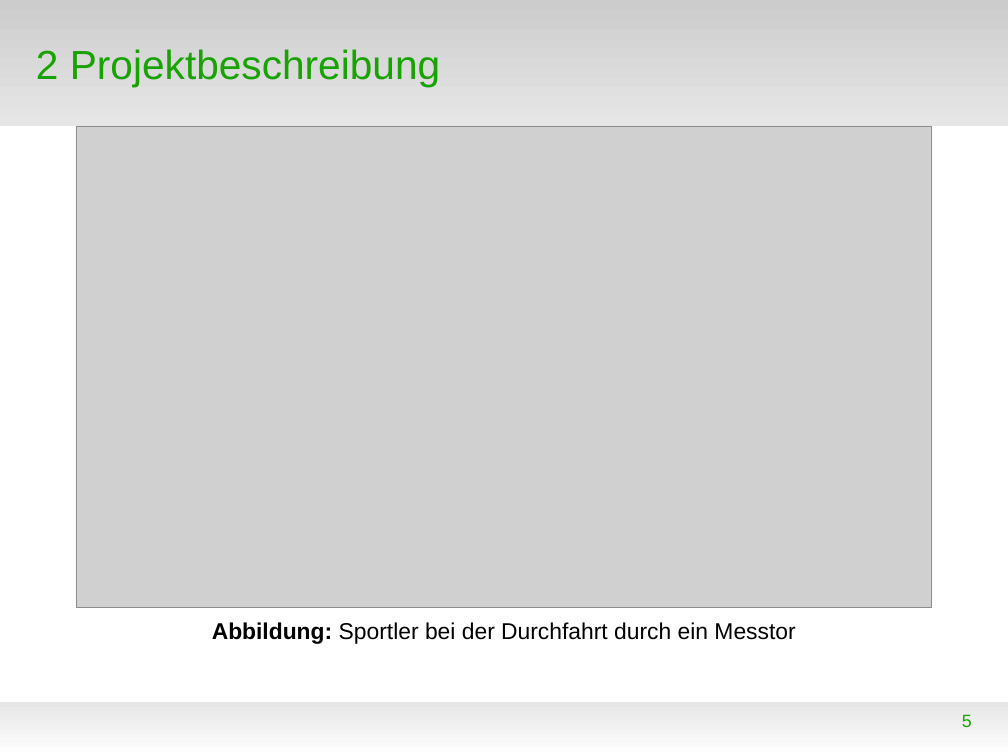
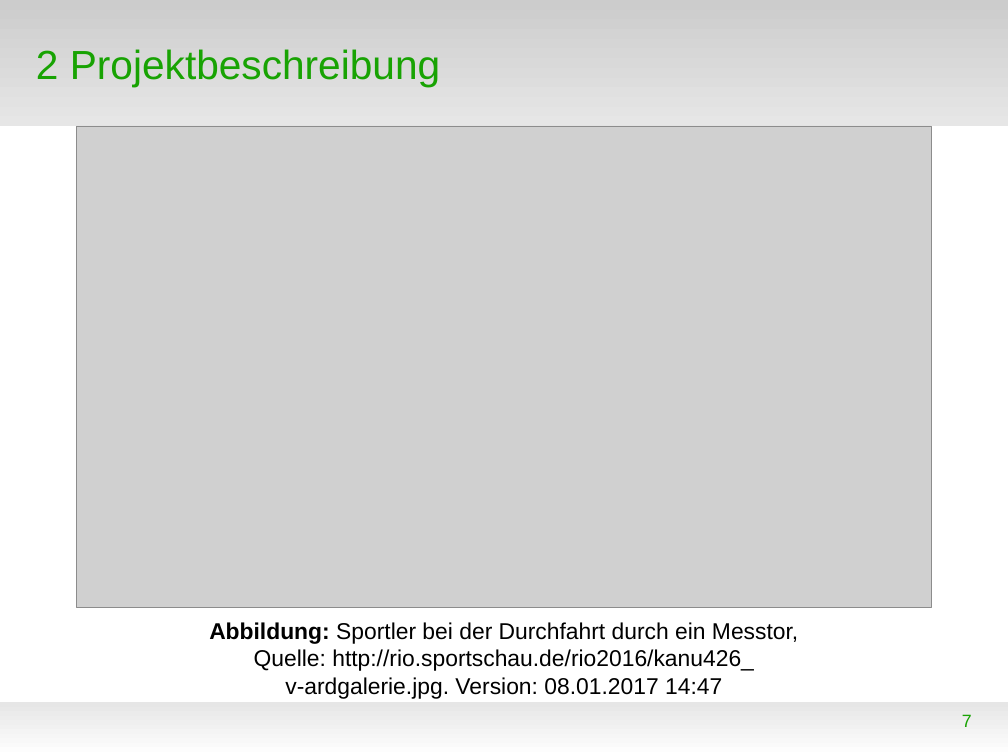
Before and after one commit to WorldofJARcraft/Kanu-s.a.M., a slide deck: slide 7 of Präsentation/Präsentation.odp (slide 5 before the commit). Drawn at 1008x756 pixels with LibreOffice and Linux fonts; fonts in the diff are those of the drawing; grey boxes stand for pictures; background and template pictures are left out. Boxes give left, top, right and bottom in pixels: in the first picture for what was removed or moved away, otherwise in the second. Text is boxed around its words. In the diff, an @@ line names an element or a change of style, - is before the commit and + after.

```diff
--- a/Präsentation/Präsentation.odp
+++ b/Präsentation/Präsentation.odp
@@ text at (209, 622, 798, 699): text changed @@
-Abbildung: Sportler bei der Durchfahrt durch ein Messtor
+Abbildung: Sportler bei der Durchfahrt durch ein Messtor,
+Quelle: http://rio.sportschau.de/rio2016/kanu426_
+v-ardgalerie.jpg. Version: 08.01.2017 14:47
@@ page number at (962, 714, 972, 727): text changed @@
-5
+7
```
Also in this commit, not shown: 8 other slides changed, 43 slides added, 5 slides removed, 6 other files.
